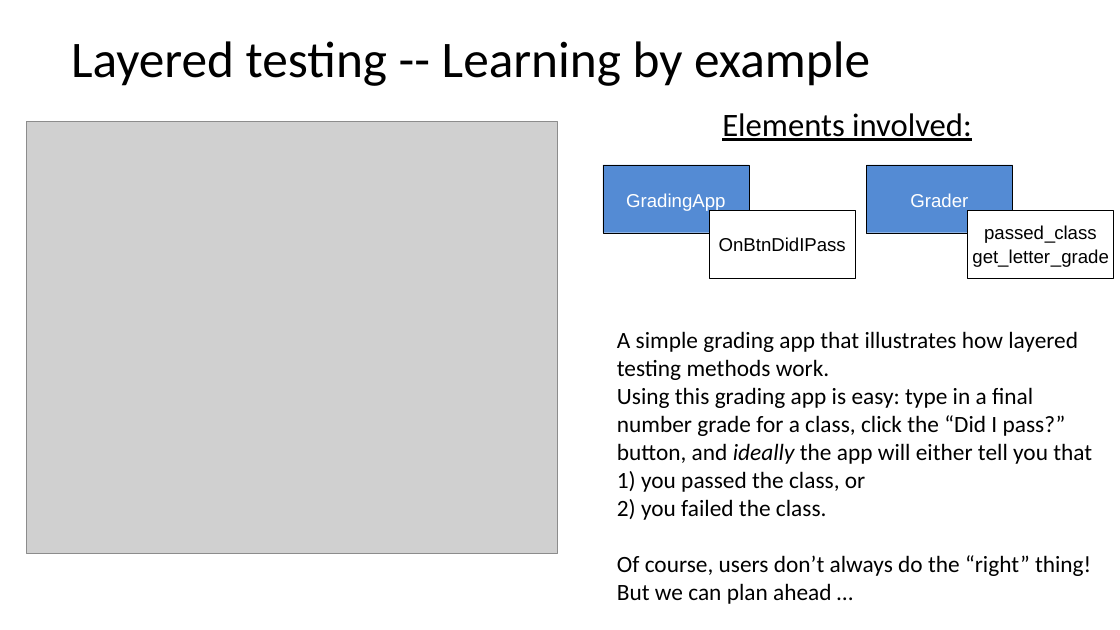
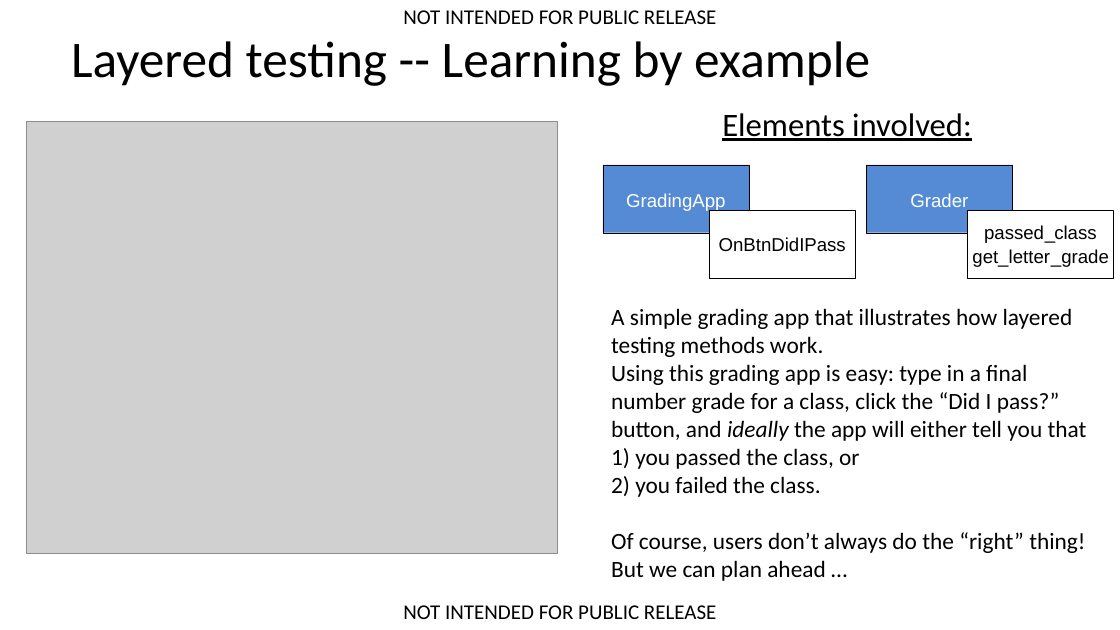
Before and after one commit to bcorfman/grading, a slide deck: slide 5 of doc/A balanced approach to testing (WinBlast CapTeam version).pptx (slide 3 before the commit). Drawn at 1120x630 pixels with LibreOffice and Linux fonts; fonts in the diff are those of the drawing; grey boxes stand for pictures. Boxes give left, top, right and bottom in pixels: in the first picture for what was removed or moved away, otherwise in the second. Text is boxed around its words. In the diff, an @@ line names an element or a change of style, - is before the commit and + after.

```diff
--- a/doc/A balanced approach to testing (WinBlast CapTeam version).pptx
+++ b/doc/A balanced approach to testing (WinBlast CapTeam version).pptx
@@ text added at <box>403,10,716,24</box>, 18 pt, text #000000 @@
+NOT INTENDED FOR PUBLIC RELEASE
@@ text "A simple grading app that ...": place and size @@
-text "A simple grading app that ..." at <box>617,331,1092,604</box>
+text "A simple grading app that ..." at <box>611,308,1087,581</box>
@@ text added at <box>403,605,716,619</box>, 18 pt, text #000000 @@
+NOT INTENDED FOR PUBLIC RELEASE
```
Also in this commit, not shown: 16 other slides changed, 3 slides added, 1 other file.
